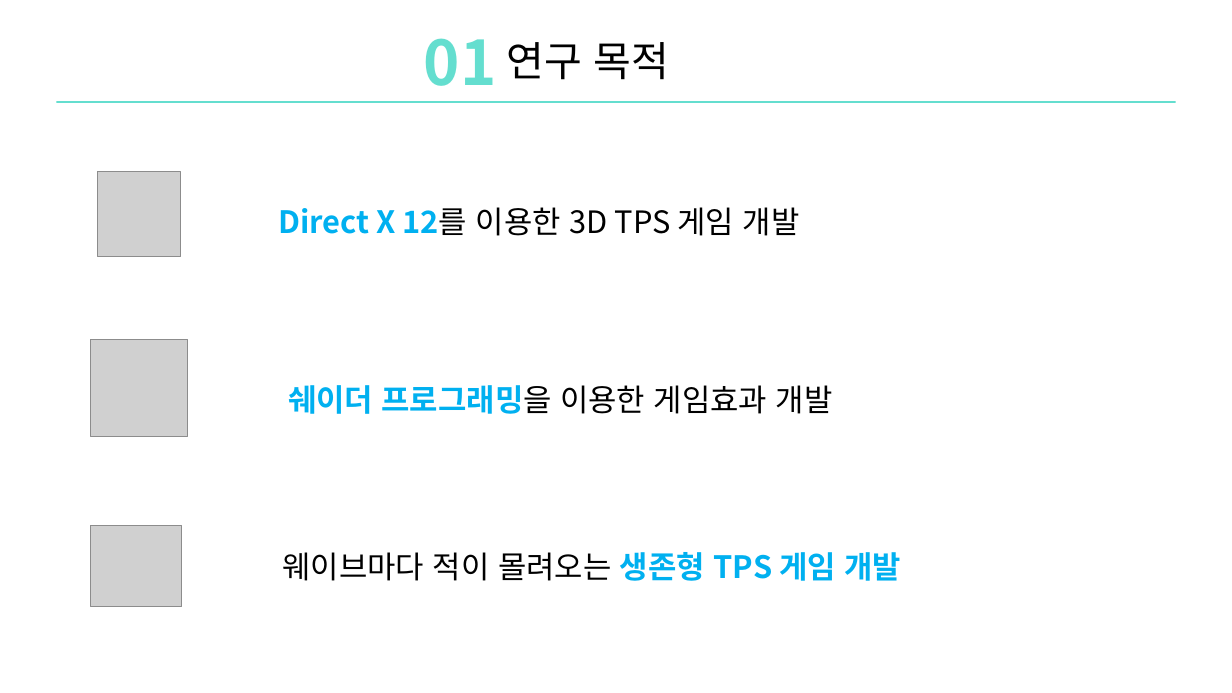
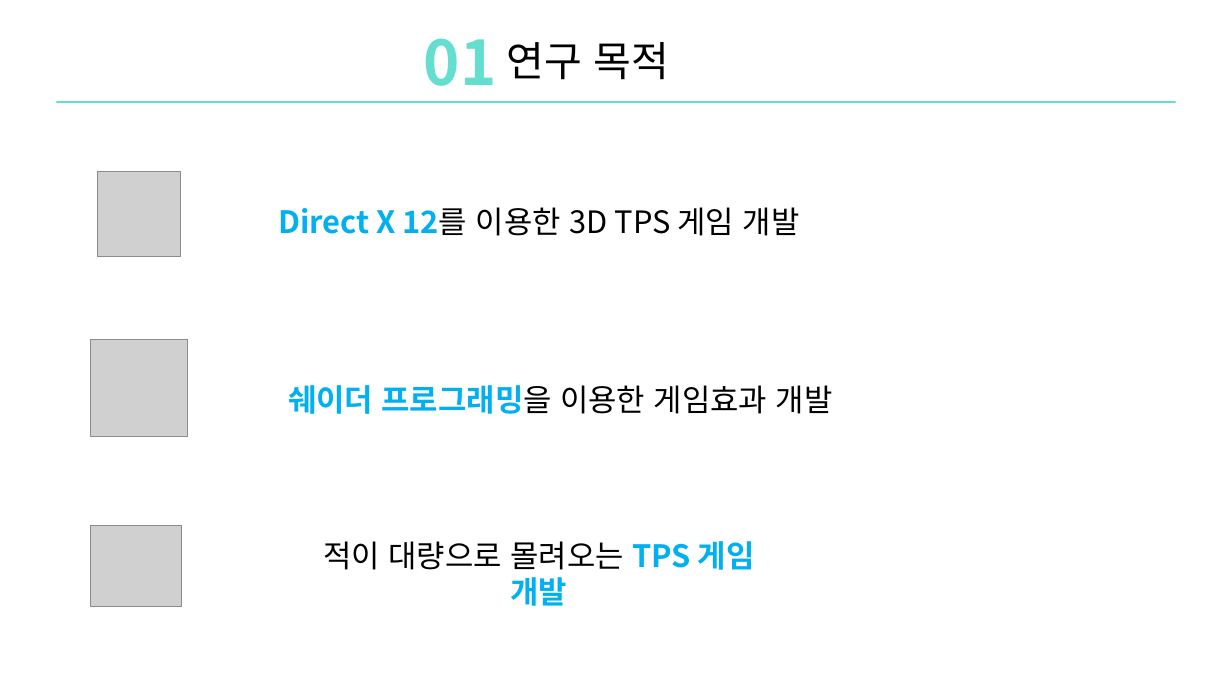
Before and after one commit to DoHanK/COLONY, a slide deck: slide 3 of 기획서/Colony_ppt발표.pptx. Drawn at 1232x693 pixels with LibreOffice and Linux fonts; fonts in the diff are those of the drawing; grey boxes stand for pictures. Boxes give left, top, right and bottom in pixels: in the first picture for what was removed or moved away, otherwise in the second. Text is boxed around its words. In the diff, an @@ line names an element or a change of style, - is before the commit and + after.

```diff
--- a/기획서/Colony_ppt발표.pptx
+++ b/기획서/Colony_ppt발표.pptx
@@ text at <box>323,541,755,606</box>: text changed @@
-웨이브마다 적이 몰려오는 생존형 TPS 게임 개발
+적이 대량으로 몰려오는 TPS 게임 개발
```
Also in this commit, not shown: 8 other slides changed, 1 slide added, 1 slide removed.
